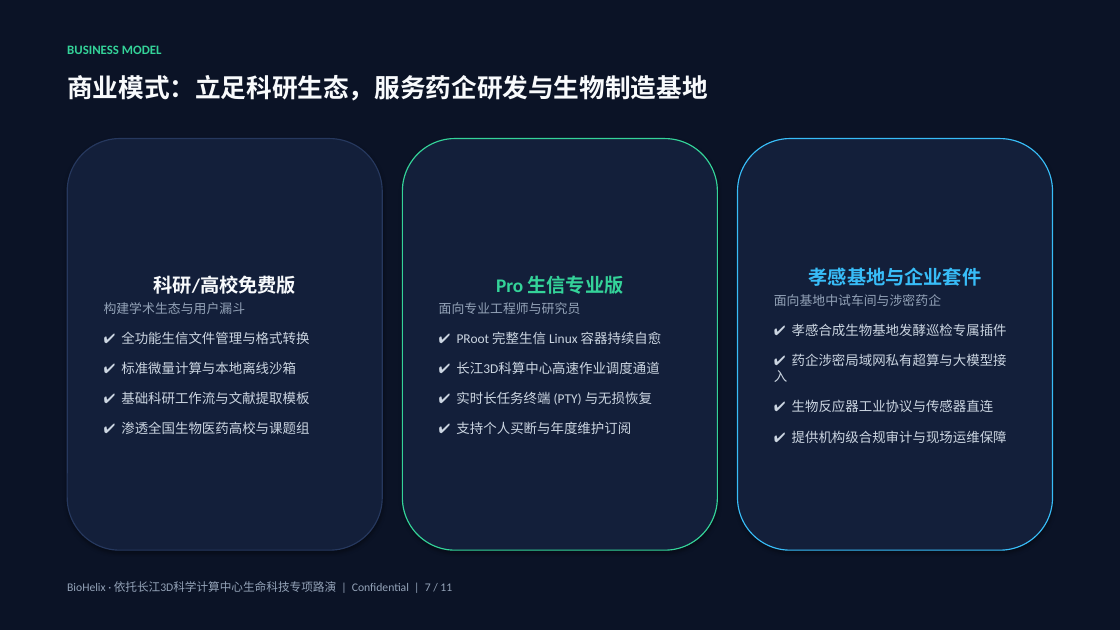
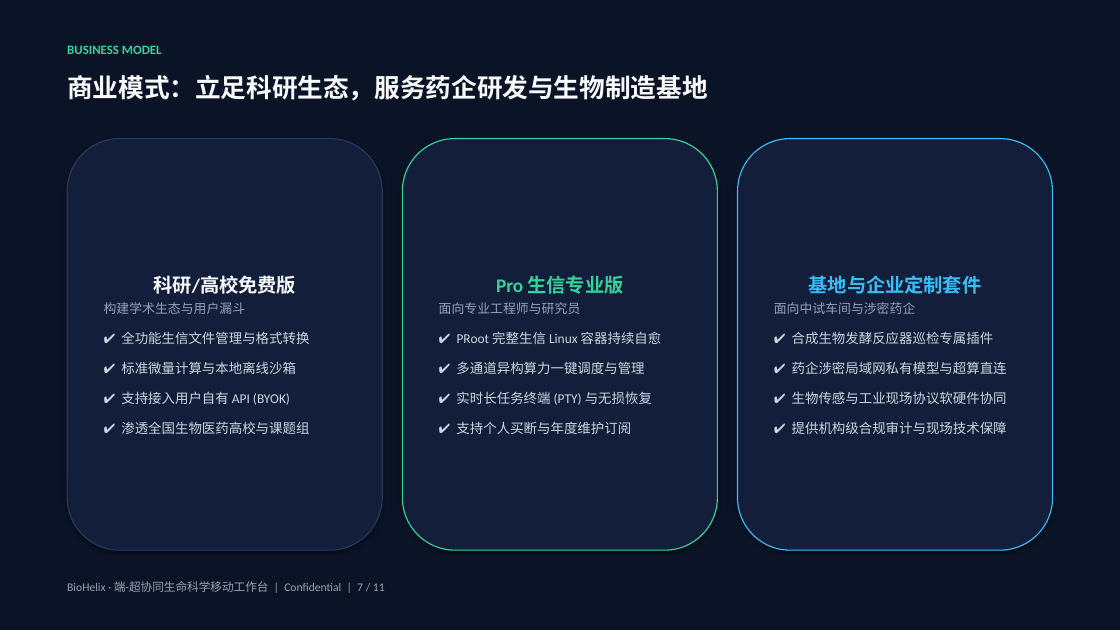
Before and after one commit to dollarser/helix-agent, a slide deck: slide 7 of docs/product/BioHelix_商业计划书_路演版.pptx. Drawn at 1120x630 pixels with LibreOffice and Linux fonts; fonts in the diff are those of the drawing. Boxes give left, top, right and bottom in pixels: in the first picture for what was removed or moved away, otherwise in the second. Text is boxed around its words. In the diff, an @@ line names an element or a change of style, - is before the commit and + after.

```diff
--- a/docs/product/BioHelix_商业计划书_路演版.pptx
+++ b/docs/product/BioHelix_商业计划书_路演版.pptx
@@ text in rounded rectangle at <box>774,275,1007,434</box>: text changed @@
-孝感基地与企业套件
-面向基地中试车间与涉密药企
-✔ 孝感合成生物基地发酵巡检专属插件
-✔ 药企涉密局域网私有超算与大模型接入
-✔ 生物反应器工业协议与传感器直连
-✔ 提供机构级合规审计与现场运维保障
+基地与企业定制套件
+面向中试车间与涉密药企
+✔ 合成生物发酵反应器巡检专属插件
+✔ 药企涉密局域网私有模型与超算直连
+✔ 生物传感与工业现场协议软硬件协同
+✔ 提供机构级合规审计与现场技术保障
@@ text in rounded rectangle at <box>456,361,644,374</box>: text changed @@
-✔ 长江3D科算中心高速作业调度通道
+✔ 多通道异构算力一键调度与管理
@@ text in rounded rectangle at <box>121,391,290,405</box>: text changed @@
-✔ 基础科研工作流与文献提取模板
+✔ 支持接入用户自有 API (BYOK)
@@ text at <box>67,581,385,592</box>: text changed @@
-BioHelix · 依托长江3D科学计算中心生命科技专项路演 | Confidential | 7 / 11
+BioHelix · 端-超协同生命科学移动工作台 | Confidential | 7 / 11
```
Also in this commit, not shown: 10 other slides changed, 2 other files.
